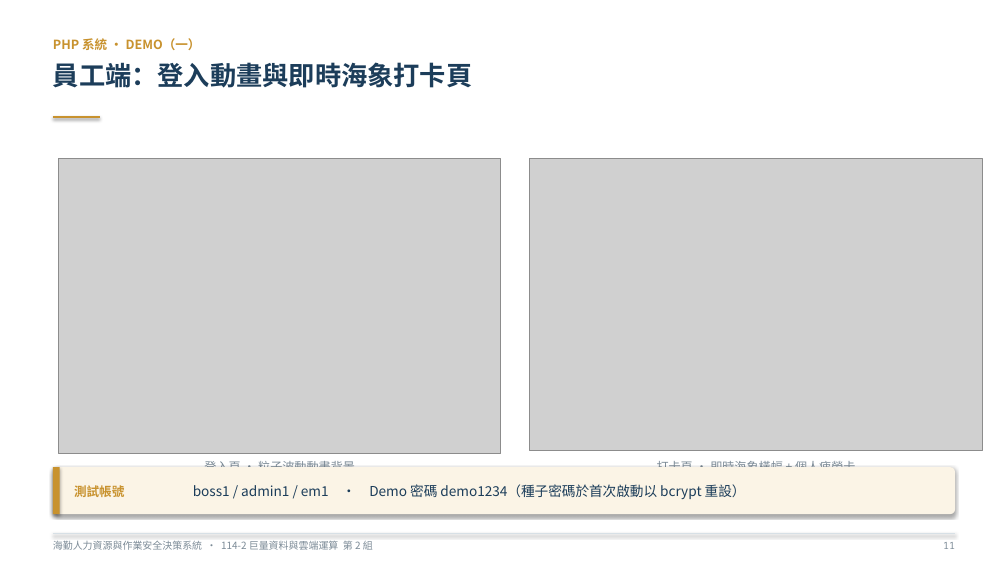
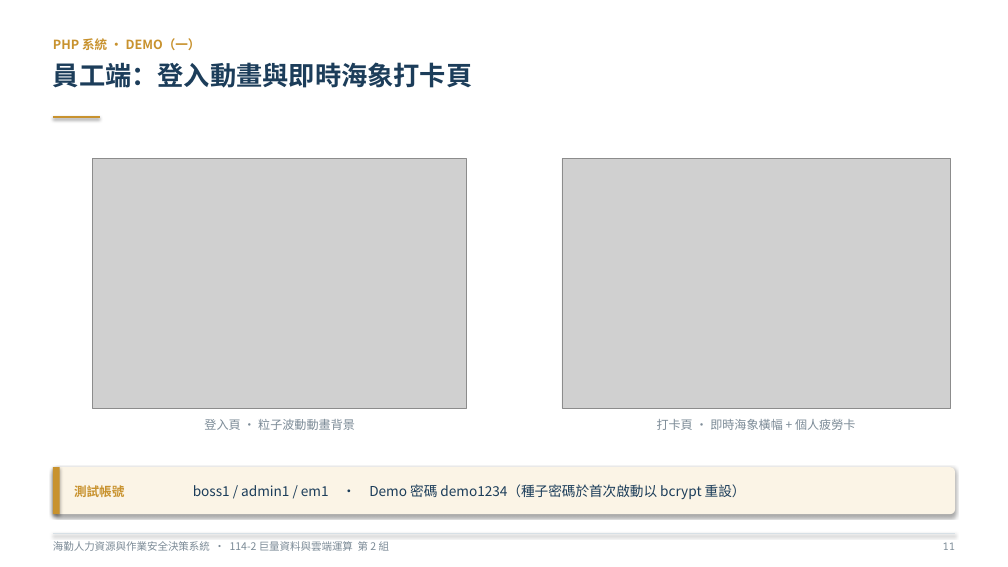
Before and after one commit to rocjveteran/114-2_BigDataCC-2nd, a slide deck: slide 15 of docs/slides/巨量資料與雲端運算技術_海勤人力資源與作業安全決策系統_黃宇平_傅瀚鋌_曾紹喆_劉家样_李翊丞_林秉賢.pptx. Drawn at 1008x567 pixels with LibreOffice and Linux fonts; fonts in the diff are those of the drawing; grey boxes stand for pictures. Boxes give left, top, right and bottom in pixels: in the first picture for what was removed or moved away, otherwise in the second. Text is boxed around its words. In the diff, an @@ line names an element or a change of style, - is before the commit and + after.

```diff
--- a/docs/slides/巨量資料與雲端運算技術_海勤人力資源與作業安全決策系統_黃宇平_傅瀚鋌_曾紹喆_劉家样_李翊丞_林秉賢.pptx
+++ b/docs/slides/巨量資料與雲端運算技術_海勤人力資源與作業安全決策系統_黃宇平_傅瀚鋌_曾紹喆_劉家样_李翊丞_林秉賢.pptx
@@ picture resized from (x1=59, y1=159, x2=501, y2=454) to (x1=93, y1=159, x2=467, y2=408) @@
@@ picture resized from (x1=529, y1=159, x2=983, y2=451) to (x1=562, y1=159, x2=950, y2=408) @@
@@ text "登入頁 · 粒子波動動畫背景" rewrapped from (x1=204, y1=461, x2=355, y2=467) to (x1=204, y1=419, x2=355, y2=430) @@
@@ text "打卡頁 · 即時海象橫幅 + 個人疲勞卡" rewrapped from (x1=657, y1=461, x2=855, y2=467) to (x1=657, y1=419, x2=855, y2=430) @@
@@ text "海勤人力資源與作業安全決策系統 · 114-2 巨量資料與雲端運算 第 ..." at (x1=53, y1=541, x2=390, y2=551): size 9.5 to 10 pt @@
```
Also in this commit, not shown: 49 other slides changed, 2 other files.
